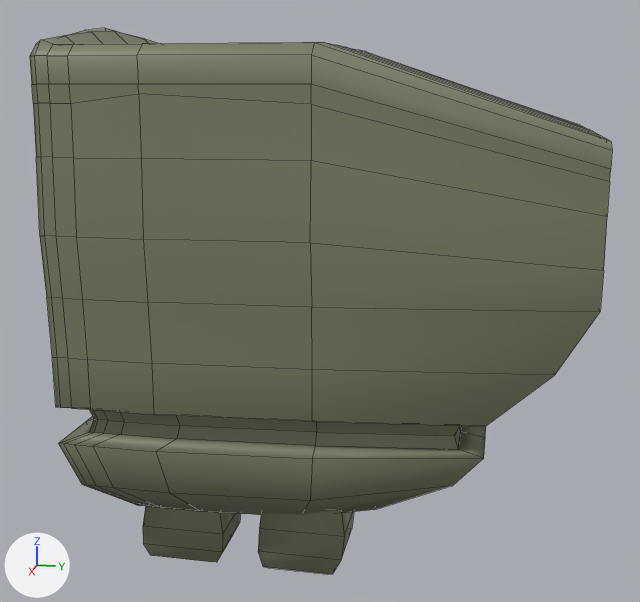
Renders of the FBX model Assets/Art/Models/Props/SM_PeacE.fbx from each side of a commit.
Camera for both pictures: a 50 mm lens placed at (0.01871, 0.00524, 0.01008), pointed at (0.0001, 0.00152, 0.00543). The lights are fixed; the arrows at lower left show +X, +Y and +Z. Mesh edges are drawn as thin lines. Where no turn or scale is listed for an object, it has been applied to the vertices.

Names of what the first picture shows: 'SM_PeacE', 'leg2', 'leg4'.
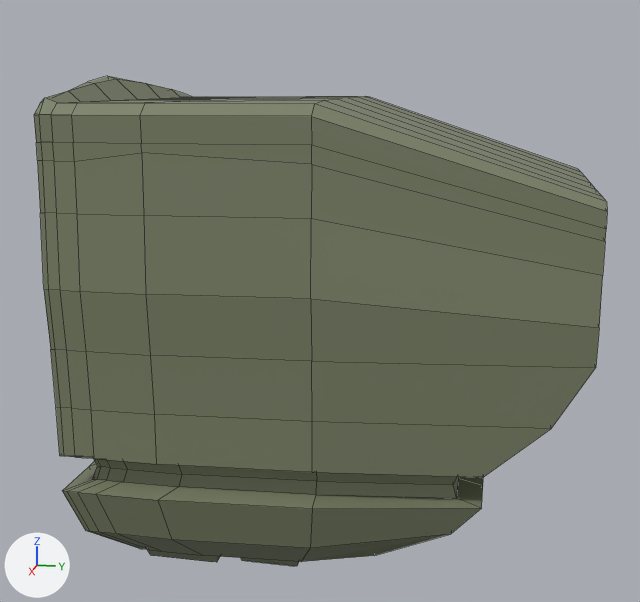
Changed parts and their boxes [x1, y1, x2, y2] in the pictures (640 x 602 px):
'SM_PeacE', moved: before [30, 28, 612, 515]; after [34, 76, 607, 562]
'leg4', reshaped, moved: before [258, 510, 354, 574]; after [241, 558, 299, 566]
'leg2', reshaped: before [143, 506, 240, 562]; after [147, 549, 220, 562]
part 1 of me_mesh, cut back: before [258, 510, 354, 574]; after [241, 558, 299, 566]
part 3 of me_mesh_002, deleted (green): before [143, 506, 240, 552]

What changed in the scene script:
```text
Change me_mesh_002:
    used by ob_leg2; location = (0.00188, -0.00092, 0.0)
    verts and faces of me_mesh_002; kept vertices keep their numbers, new ones are numbered from 20
    before: 2 (0.00079, 0.00085, 0.00148) at pixel (219, 512), 3 (0.00079, -0.00077, 0.00148) at pixel (145, 505), 4 (-0.00045, 0.00085, 0.00148), 5 (-0.00045, -0.00077, 0.00148), 8 (0.00085, 0.00092, 0.00103) at pixel (222, 534)
    before: 9 (-0.0005, 0.00092, 0.00103), 10 (-0.0005, -0.00084, 0.00103), 11 (0.00085, -0.00084, 0.00103) at pixel (142, 526), 12 (0.00066, 0.00084, 0.0005) at pixel (222, 552), 13 (-0.00066, 0.00084, 0.0005) at pixel (239, 522)
    before: 14 (-0.00066, -0.00092, 0.0005), 15 (0.00066, -0.00092, 0.0005) at pixel (143, 543)
    remove me_mesh_002.from_pydata(...)  # 20 vertices, 17 faces; spans x -0.00085..0.00085, y -0.00092..0.00092, z 0.0..0.00148
    add me_mesh_002.from_pydata(...)  # 12 vertices, 9 faces; spans x -0.00085..0.00066, y -0.00092..0.00084, z 0.0..0.0005
    me_mesh_002 part 3
    add delete_vertices([*range(2, 6), *range(8, 12)])  # with the faces that use them
    me_mesh_002 part 4: the surface is now shaded flat
Change me_mesh_004:
    where me_mesh_004.from_pydata(...)  # 442 vertices, 440 faces; spans x -0.00406..0.00401, y -0.00277..0.00754, z 0.0..0.00976
    used by ob_sm_peace; location = (0.0, -0.00047, 0.00148)
    me_mesh_004 part 5: edges marked sharp go from 104 to 522
Change me_mesh:
    used by ob_leg4; location = (0.00188, 0.00162, 0.0)
    remove me_mesh.from_pydata(...)  # 20 vertices, 17 faces; spans x -0.00085..0.00085, y -0.00092..0.00092, z 0.0..0.00177
    add me_mesh.from_pydata(...)  # 12 vertices, 9 faces; spans x -0.00085..0.00066, y -0.00075..0.00068, z 0.0..0.0006
    me_mesh part 1: the whole mesh is rebuilt
    me_mesh part 2: the surface is now shaded flat
Change ob_sm_peace:
    ob_sm_peace.location: (0.0, -0.00047, 0.00148) -> (0.0, -0.00047, 0.00047)
Change ob_leg4:
    ob_leg4.location: (0.00188, 0.00162, 0.0) -> (0.00172, 0.00093, 0.0)
```
